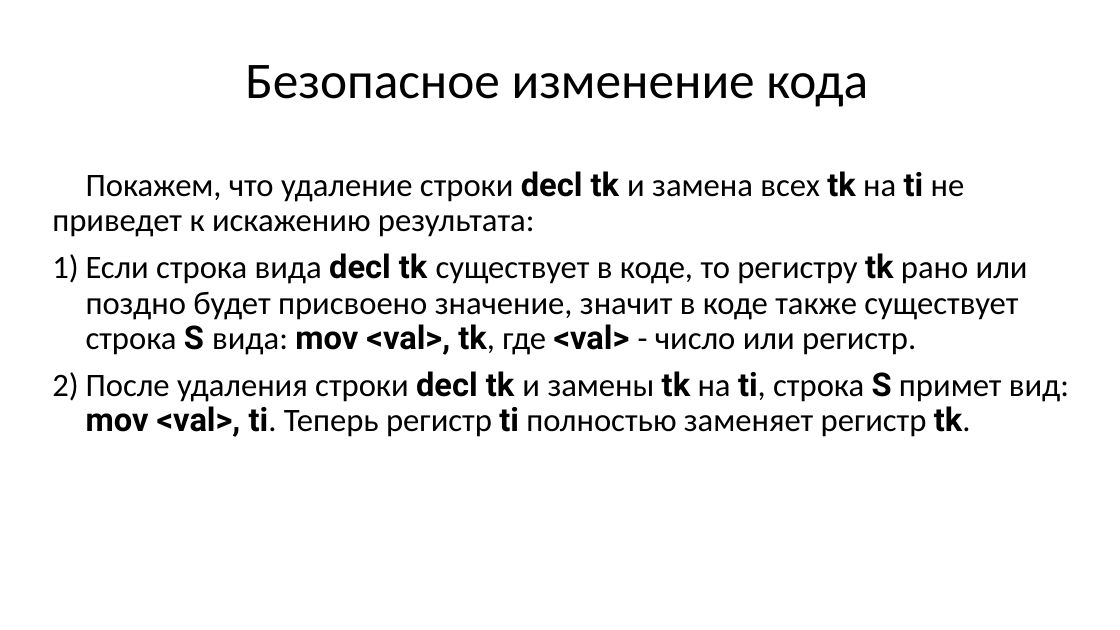
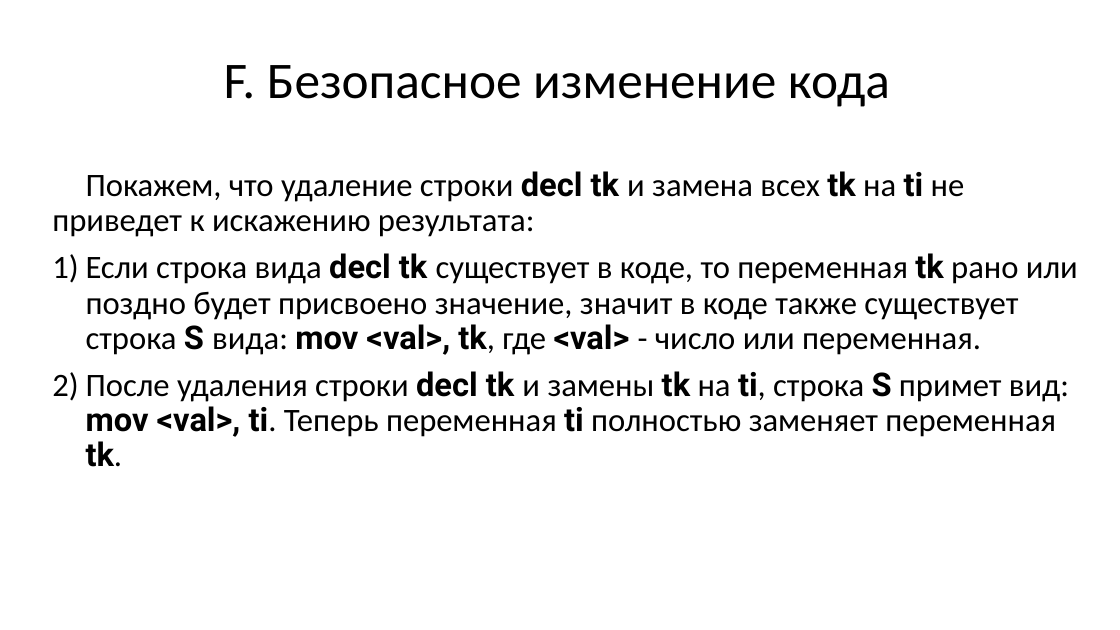
Before and after one commit to goddamnteam/korzun, a slide deck: slide 35 of task3.pptx. Drawn at 1120x630 pixels with LibreOffice and Linux fonts; fonts in the diff are those of the drawing. Boxes give left, top, right and bottom in pixels: in the first picture for what was removed or moved away, otherwise in the second. Text is boxed around its words. In the diff, an @@ line names an element or a change of style, - is before the commit and + after.

```diff
--- a/task3.pptx
+++ b/task3.pptx
@@ title at [224,65,890,107]: text changed @@
-Безопасное изменение кода
+F. Безопасное изменение кода
@@ text at [86,253,1078,467]: text changed @@
-1) Если строка вида decl tk существует в коде, то регистру tk рано или поздно будет присвоено значение, значит в коде также существует строка S вида: mov <val>, tk, где <val> - число или регистр.
-2) После удаления строки decl tk и замены tk на ti, строка S примет вид: mov <val>, ti. Теперь регистр ti полностью заменяет регистр tk.
+1) Если строка вида decl tk существует в коде, то переменная tk рано или поздно будет присвоено значение, значит в коде также существует строка S вида: mov <val>, tk, где <val> - число или переменная.
+2) После удаления строки decl tk и замены tk на ti, строка S примет вид: mov <val>, ti. Теперь переменная ti полностью заменяет переменная tk.
```
Also in this commit, not shown: 33 other slides changed, 1 slide added, 1 slide removed.
